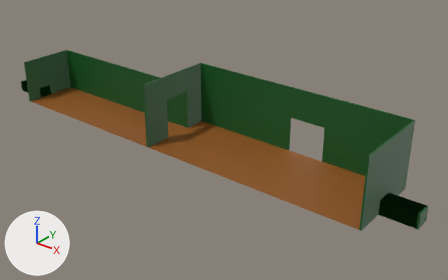
What one commit did to the Blender file Assets/Models/taxidermy huone+tutorial huone2.blend.
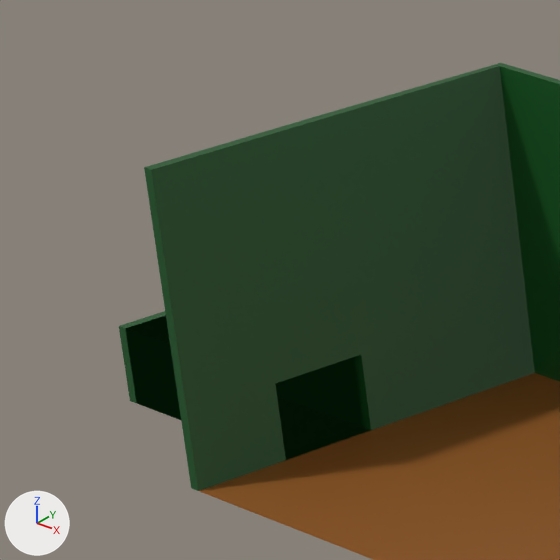
The first picture shows the older version from a 50 mm camera at (53.7, -83.5, 52.5) aimed at (-13.0, -0.2, 0.9). The close-ups show both versions on the part from 1% to 16% of the width and 15% to 39% of the height of that picture; other places that the commit changed are outside them. Every picture has the same lights, and +X, +Y and +Z are marked at lower left.
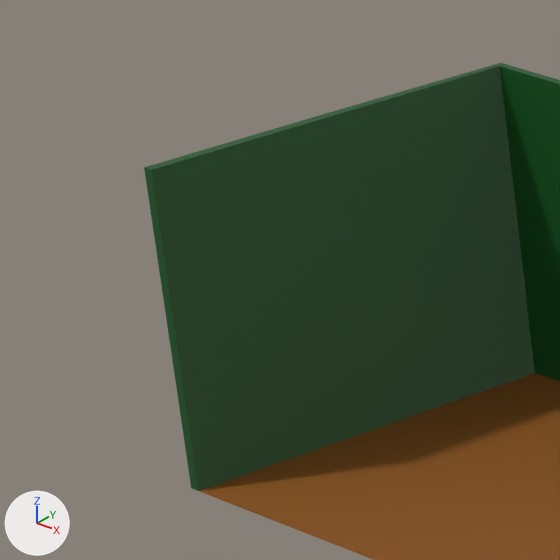
The change, as a list of edits to the scene's bpy script:
```text
Change me_cube_002:
    used by ob_cube_003; location = (0.0, 0.0, 0.0)
    remove me_cube_002.from_pydata(...)  # 284 vertices, 263 faces, 3 loose edges; spans x -67.2..27.7, y -10.2..5.7, z 0.0..12.5
    add me_cube_002.from_pydata(...)  # 262 vertices, 242 faces, 3 loose edges; spans x -60.4..27.6, y -10.2..5.7, z 0.0..12.5
    me_cube_002 part 1
    22 vertices are removed from x -67.2..-46.3, y -10.2..1.4, z 0.0..9.0
    30 faces are deleted
    9 new faces join them, mat_seinät (dark green #135721)
```

Boxes (x1, y1, x2, y2) around the edits, measured in the close-ups (560 x 560 px):
'Cube.003', reshaped: before (119, 63, 560, 491); after (144, 63, 560, 491)
part 1 of me_cube_002, cut back: before (119, 308, 373, 461); after (165, 308, 373, 461)
